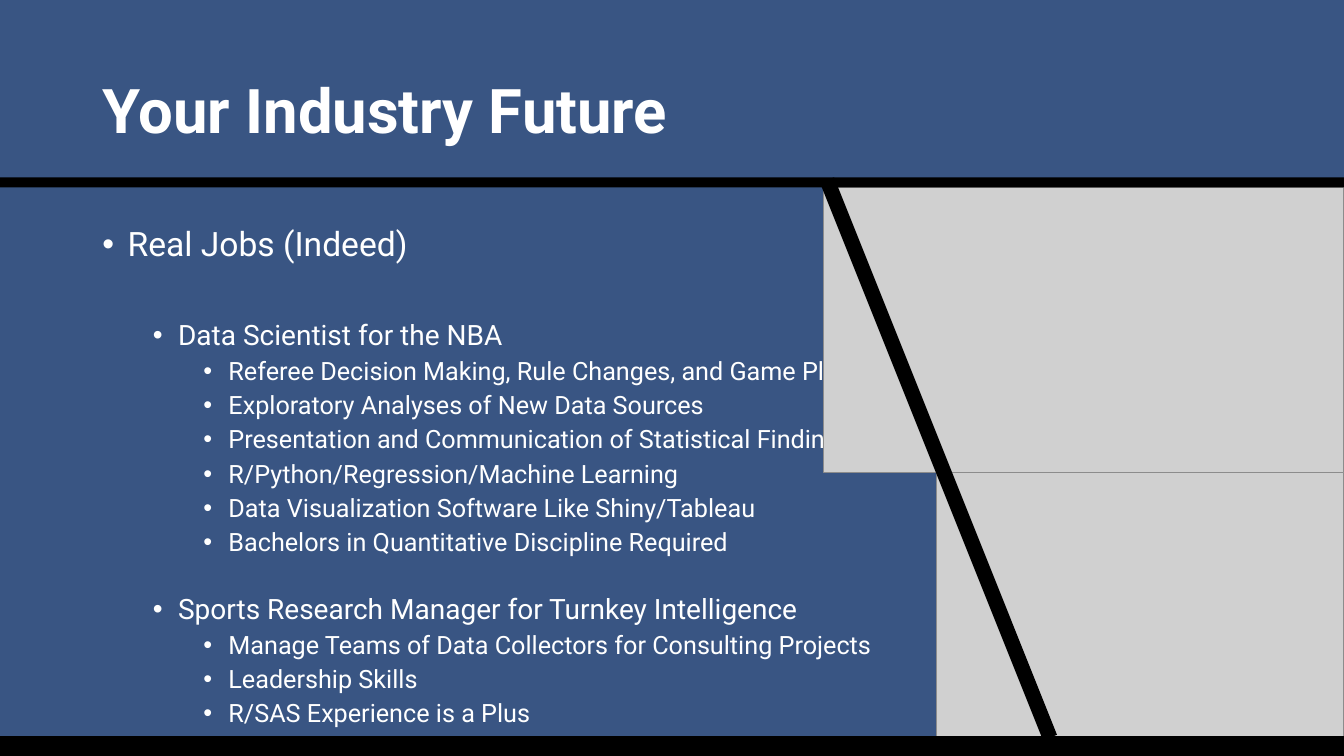
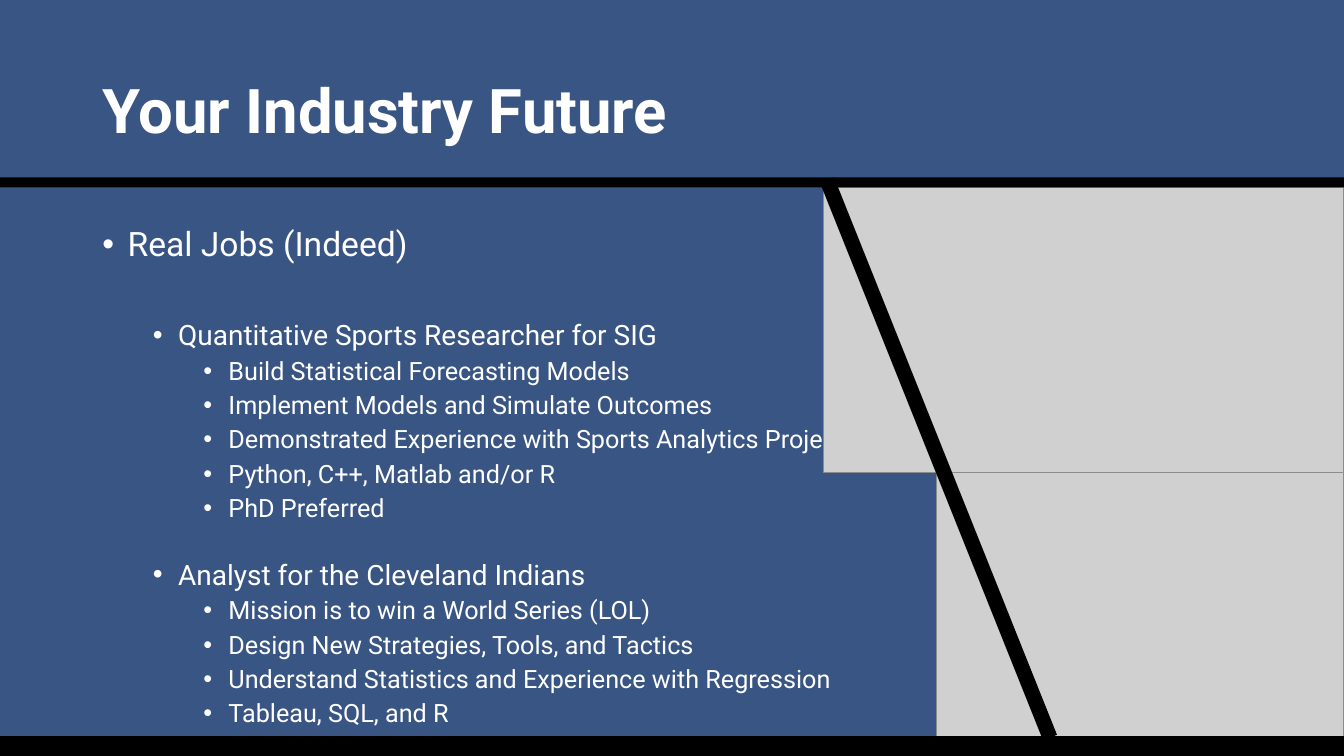
Before and after one commit to SuperMarioGiacomazzo/STOR538_WEBSITE, a slide deck: slide 13 of Slides/Sports Analytics 3/Sports_Analytics_3_Lecture.pptx (slide 15 before the commit). Drawn at 1344x756 pixels with LibreOffice and Linux fonts; fonts in the diff are those of the drawing; grey boxes stand for pictures. Boxes give left, top, right and bottom in pixels: in the first picture for what was removed or moved away, otherwise in the second. Text is boxed around its words. In the diff, an @@ line names an element or a change of style, - is before the commit and + after.

```diff
--- a/Slides/Sports Analytics 3/Sports_Analytics_3_Lecture.pptx
+++ b/Slides/Sports Analytics 3/Sports_Analytics_3_Lecture.pptx
@@ text at (178, 323, 857, 726): text changed @@
-  • Data Scientist for the NBA
-    • Referee Decision Making, Rule Changes, and Game Play
-    • Exploratory Analyses of New Data Sources
-    • Presentation and Communication of Statistical Findings
-    • R/Python/Regression/Machine Learning
-    • Data Visualization Software Like Shiny/Tableau
-    • Bachelors in Quantitative Discipline Required
-  • Sports Research Manager for Turnkey Intelligence
-    • Manage Teams of Data Collectors for Consulting Projects
-    • Leadership Skills
-    • R/SAS Experience is a Plus
+  • Quantitative Sports Researcher for SIG
+    • Build Statistical Forecasting Models
+    • Implement Models and Simulate Outcomes
+    • Demonstrated Experience with Sports Analytics Projects
+    • Python, C++, Matlab and/or R
+    • PhD Preferred
+  • Analyst for the Cleveland Indians
+    • Mission is to win a World Series (LOL)
+    • Design New Strategies, Tools, and Tactics
+    • Understand Statistics and Experience with Regression
+    • Tableau, SQL, and R
```
Also in this commit, not shown: 6 other slides changed, 1 slide removed, 3 other files.
